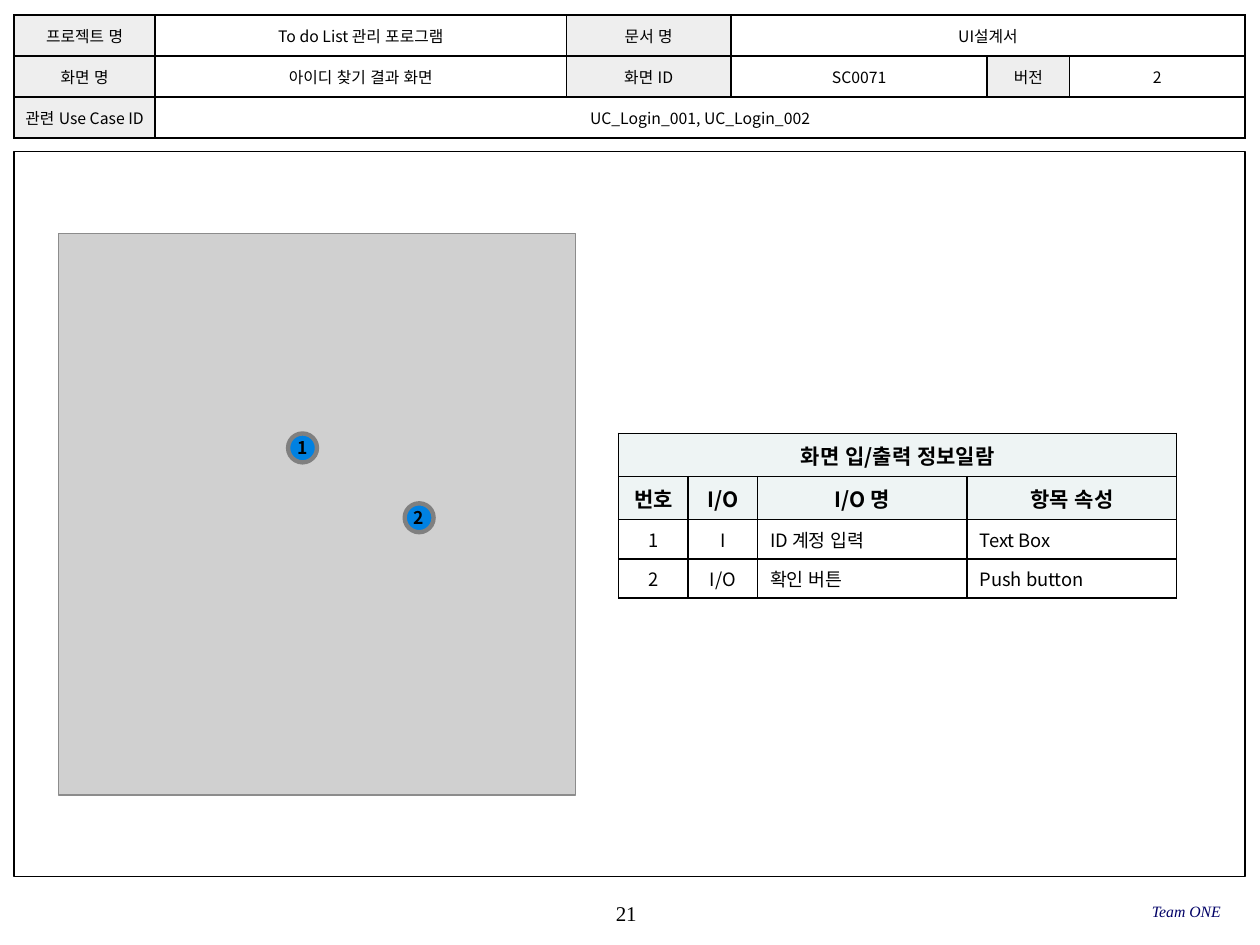
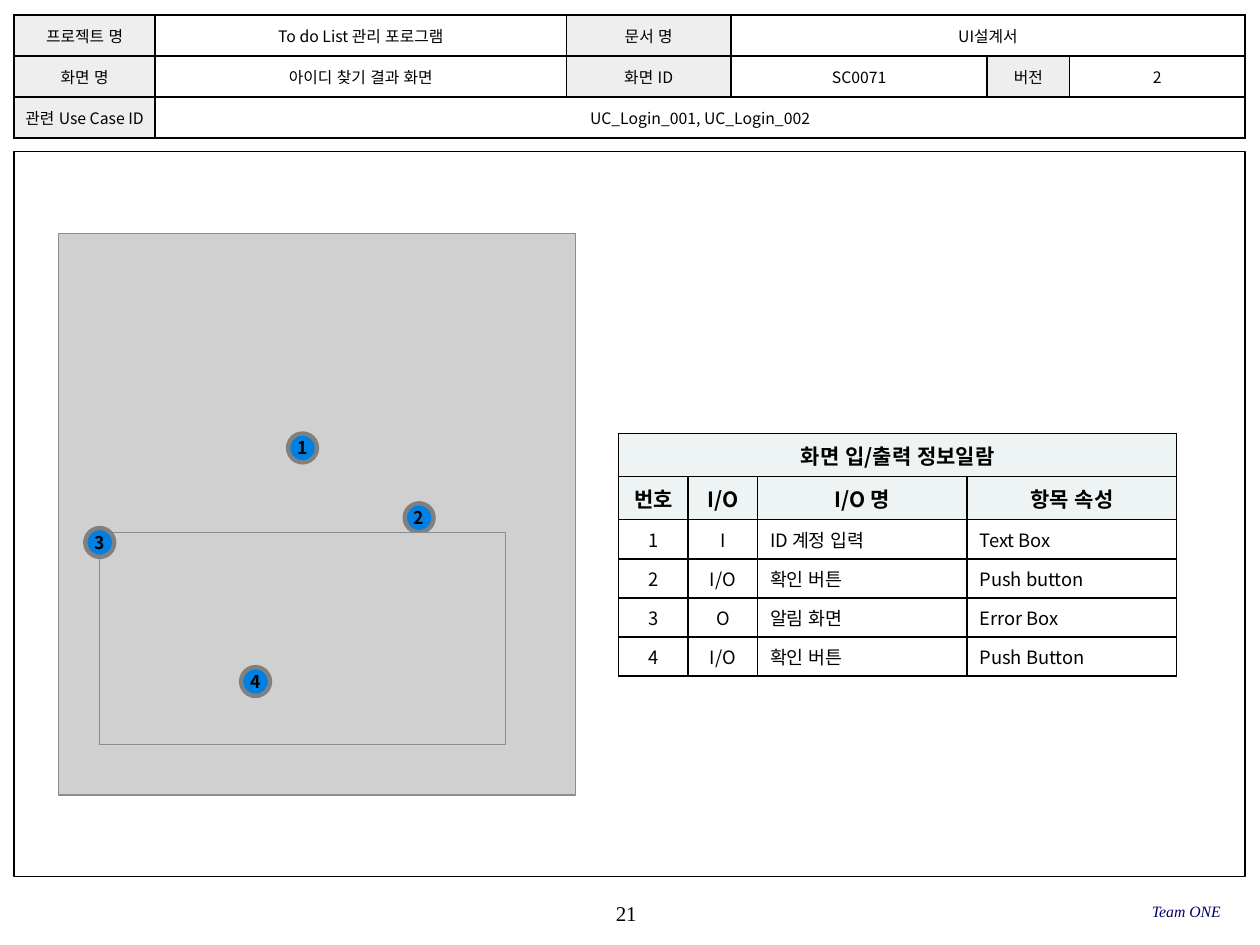
Before and after one commit to SMU-SE-Admin/18-1_1_ONE_Doc, a slide deck: slide 21 of 03 설계/UI 설계서_[1조]_[ONE].pptx. Drawn at 1260x945 pixels with LibreOffice and Linux fonts; fonts in the diff are those of the drawing; grey boxes stand for pictures; background and template pictures are left out. Boxes give left, top, right and bottom in pixels: in the first picture for what was removed or moved away, otherwise in the second. Text is boxed around its words. In the diff, an @@ line names an element or a change of style, - is before the commit and + after.

```diff
--- a/03 설계/UI 설계서_[1조]_[ONE].pptx
+++ b/03 설계/UI 설계서_[1조]_[ONE].pptx
@@ table at [619,433,1176,672] @@
+row 5: 3 | O | 알림 화면 | Error Box
+row 6: 4 | I/O | 확인 버튼 | Push Button
@@ ellipse added at [86,528,115,557], fill #0081E2, outline #808080 2.5 pt, 10 pt, text #000000, bold @@
+3
@@ picture added at [100,532,505,745] @@
@@ ellipse added at [241,667,270,696], fill #0081E2, outline #808080 2.5 pt, 10 pt, text #000000, bold @@
+4
```
Also in this commit, not shown: 1 other slide changed, 2 slides added.
